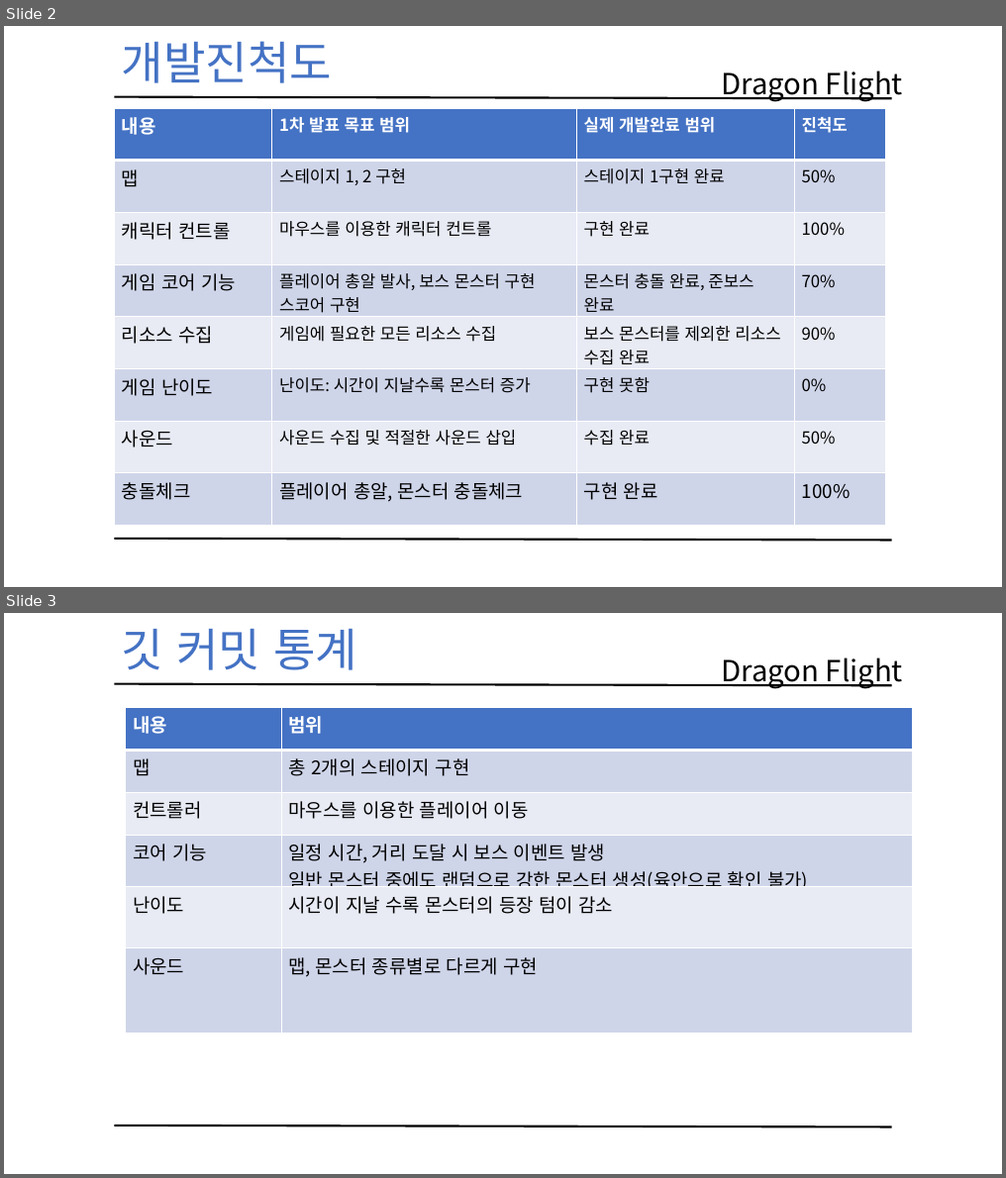
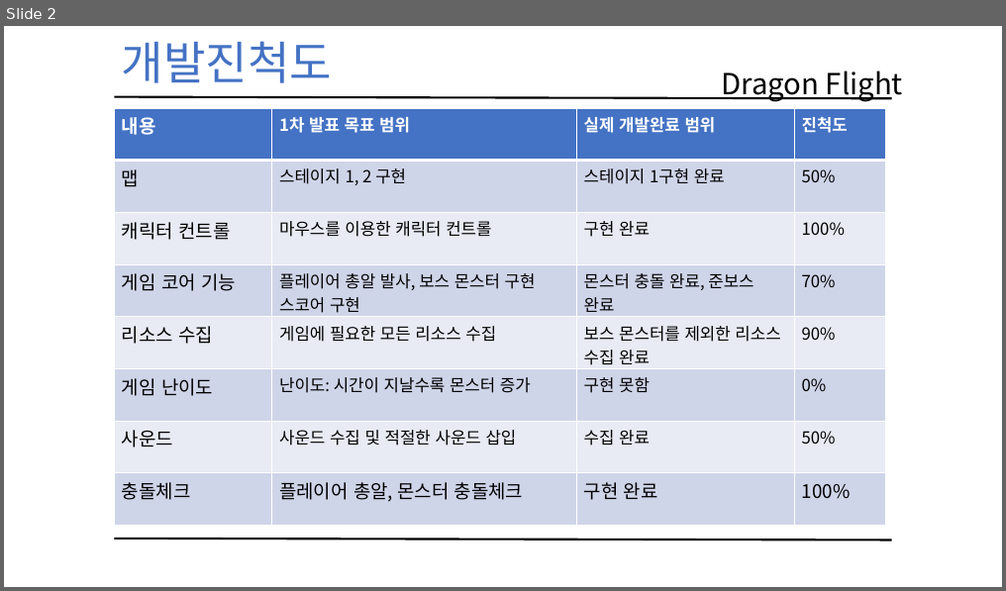
Before and after one commit to kbs5586/2015180003_2DGP_DRILL, a slide deck: DragonFlight Project/2015180003 2차발표.pptx. Shown one above the other, each under a label of ours: slides 2 and 3 before the commit, slide 2 after it. The pictures are 1006x1178 and 1006x591 pixels, drawn with LibreOffice and Linux fonts; fonts in the diff are those of the drawing. Boxes give left, top, right and bottom in pixels: in the first picture for what was removed or moved away, otherwise in the second. Text is boxed around its words. In the diff, an @@ line names an element or a change of style, - is before the commit and + after.

```diff
--- a/DragonFlight Project/2015180003 2차발표.pptx
+++ b/DragonFlight Project/2015180003 2차발표.pptx
@@ slide 3 removed at <box>4,613,1002,1174</box>, background #FFFFFF @@
@@ text removed at <box>122,629,357,670</box> @@
-깃 커밋 통계
@@ text removed at <box>721,658,903,689</box> @@
-Dragon Flight
@@ line removed from (114, 684) to (892, 685) @@
@@ table removed at <box>126,707,913,1033</box>, 6 rows, 2 columns @@
-내용 | 범위
-맵 | 총 2개의 스테이지 구현
-컨트롤러 | 마우스를 이용한 플레이어 이동
-코어 기능 | 일정 시간, 거리 도달 시 보스 이벤트 발생 / 일반 몬스터 중에도 랜덤으로 강한 몬스터 생성(육안으로 확인 불가)
-난이도 | 시간이 지날 수록 몬스터의 등장 텀이 감소
-사운드 | 맵, 몬스터 종류별로 다르게 구현
@@ line removed from (114, 1126) to (892, 1128) @@
```
Also in this commit, not shown: 1 slide changed, 1 other slide removed, 3 other files.
